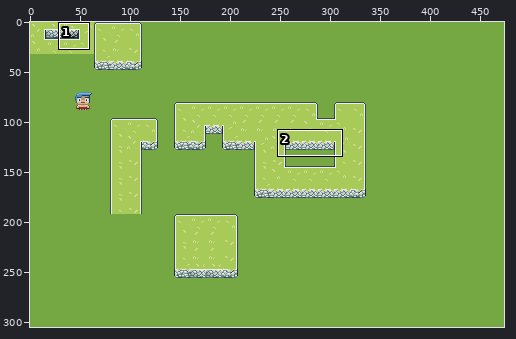
Sprite sheet, stored at raw graphical assets/Tileset 0.png. The first picture is a wide view before the edit; the outline marks the close-up.
Close-up. Before:
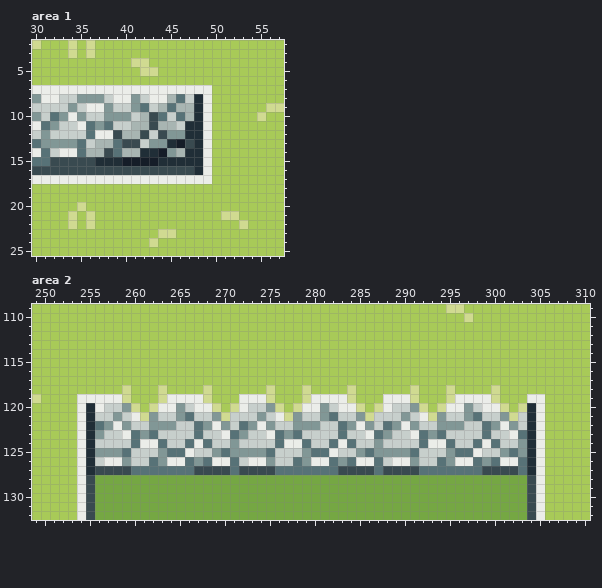
The file is 474x305 pixels. Shown: area 1: x 30..57, y 2..25; area 2: x 249..310, y 109..132.
The result:
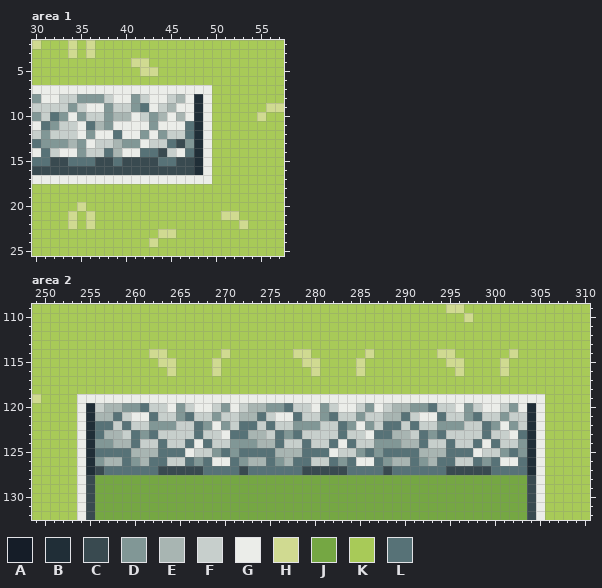
Palette (. is transparent): A #151d28  B #202e37  C #394a50  D #819796  E #a8b5b2  F #c7cfcc  G #ebede9  H #d0da91  J #75a743  K #a8ca58  L #577277
The edit:
--- area 1
@@ x 32..49 @@
  7 GGGGGGGGGGGGGGGGGG
- 8 GFFDDDFGGDFGGELFBG
- 9 FFDFGGDFFDLFELEEBG
-10 LDGDFFDDDFECLFLEBG
-11 DFFGLDLFFEECEEFBBG
-12 FFFFLGGCEECFCDDBBG
-13 DDDLFEELCCFDDBACBG
-14 FGGLEECLEEBBADEBBG
-15 CCCCCBBBAAAABBBBBG
+ 8 GFFDDDFGGDFGGFEGBG
+ 9 FFDFGGDFFDLGFEGGBG
+10 LDGDFFDEEGFDEGEGBG
+11 DFFGLEDGGGGDGGGLBG
+12 FFFGDGGLGGDGDFFLBG
+13 DDEDGFFEDDGFFLCDBG
+14 FGGDFFLEGGLLCFGLBG
+15 CCLLLCCLCCCCLLCCBG
 16 CCCCCCCCCCCCCCCCBG
--- area 2
@@ x 249..310 @@
 113 KKKKKKKKKKKKKKKKKKKKKKKKKKKKKKKKKKKKKKKKKKKKKKKKKKKKKKKKKKKKKK
-114 KKKKKKKKKKKKKKKKKKKKKKKKKKKKKKKKKKKKKKKKKKKKKKKKKKKKKKKKKKKKKK
-115 KKKKKKKKKKKKKKKKKKKKKKKKKKKKKKKKKKKKKKKKKKKKKKKKKKKKKKKKKKKKKK
-116 KKKKKKKKKKKKKKKKKKKKKKKKKKKKKKKKKKKKKKKKKKKKKKKKKKKKKKKKKKKKKK
+114 KKKKKKKKKKKKKHHKKKKKKHKKKKKKKHHKKKKKKHKKKKKKKHHKKKKKKHKKKKKKKK
+115 KKKKKKKKKKKKKKHHKKKKHKKKKKKKKKHHKKKKHKKKKKKKKKHHKKKKHKKKKKKKKK
+116 KKKKKKKKKKKKKKKHKKKKHKKKKKKKKKKHKKKKHKKKKKKKKKKHKKKKHKKKKKKKKK
 117 KKKKKKKKKKKKKKKKKKKKKKKKKKKKKKKKKKKKKKKKKKKKKKKKKKKKKKKKKKKKKK
-118 KKKKKKKKKKHKKKHKKKKHKKKKKKHKKKHKKKKHKKKKKKHKKKHKKKKHKKKKKKKKKK
-119 HKKKKGGGGGHKKKHGGGGHKKKGGGHKKKHGGGGHKKKGGGHKKKHGGGGHKKKGGKKKKK
-120 KKKKKGBGFFDHKHGGDFGGHKHGFFDHKHGGDFGGHKHGFFDHKHGGDFGGHKHBGKKKKK
-121 KKKKKGBFFDFGHDFFDLFFDHFFFDFGHDFFDLFFDHFFFDFGHDFFDLFFDHFBGKKKKK
-122 KKKKKGBLDGDFFDDDFFLDGDFLDGDFFDDDFFLDGDFLDGDFFDDDFFLDGDFBGKKKKK
-123 KKKKKGBDFFGLDLFFFFLFFGLDFFGLDLFFFFLFFGLDFFGLDLFFFFLFFGLBGKKKKK
-124 KKKKKGBFFFFLGGLFFLGLFFDFFFFLGGLFFLGLFFDFFFFLGGLFFLGLFFDBGKKKKK
-125 KKKKKGBDDDLFFFDLLGFFDLDDDDLFFFDLLGFFDLDDDDLFFFDLLGFFDLDBGKKKKK
-126 KKKKKGBFGGDFFLDGGLDLGGLFGGDFFLDGGLDLGGLFGGDFFLDGGLDLGGLBGKKKKK
-127 KKKKKGBCCCCLLLLLLLCCCCLCCCCLLLLLLLCCCCLCCCCLLLLLLLCCCCLBGKKKKK
+118 KKKKKKKKKKKKKKKKKKKKKKKKKKKKKKKKKKKKKKKKKKKKKKKKKKKKKKKKKKKKKK
+119 HKKKKGGGGGGGGGGGGGGGGGGGGGGGGGGGGGGGGGGGGGGGGGGGGGGGGGGGGKKKKK
+120 KKKKKGBFEEDDLFFGDFGGFDGFEEDDLFFGDFGGFDGFEEDDLFFGDFGGFDGBGKKKKK
+121 KKKKKGBEELFGGLFFDLFFDFFEELFGGLFFDLFFDFFEELFGGLFFDLFFDFFBGKKKKK
+122 KKKKKGBLLFLFFDDDFFLDGDFLLFLFFDDDFFLDGDFLLFLFFDDDFFLDGDFBGKKKKK
+123 KKKKKGBLEEFLDLFFFFLFFGLLEEFLDLFFFFLFFGLLEEFLDLFFFFLFFGLBGKKKKK
+124 KKKKKGBDDEELFFLFFLGLFFDDDEELFFLFFLGLFFDDDEELFFLFFLGLFFDBGKKKKK
+125 KKKKKGBLLLLEEELLLGFFDLDLLLLEEELLLGFFDLDLLLLEEELLLGFFDLDBGKKKKK
+126 KKKKKGBDEELDELLFFLDLGGLDEELDELLFFLDLGGLDEELDELLFFLDLGGLBGKKKKK
+127 KKKKKGBCLLLLLLCCCCCLLLLCLLLLLLCCCCCLLLLCLLLLLLCCCCCLLLLBGKKKKK
 128 KKKKKGCJJJJJJJJJJJJJJJJJJJJJJJJJJJJJJJJJJJJJJJJJJJJJJJJCGKKKKK
Where, in picture pixels (left, top, right, bottom), the same in both close-ups:
changed: (68, 94, 194, 166)
changed: (95, 349, 527, 475)
